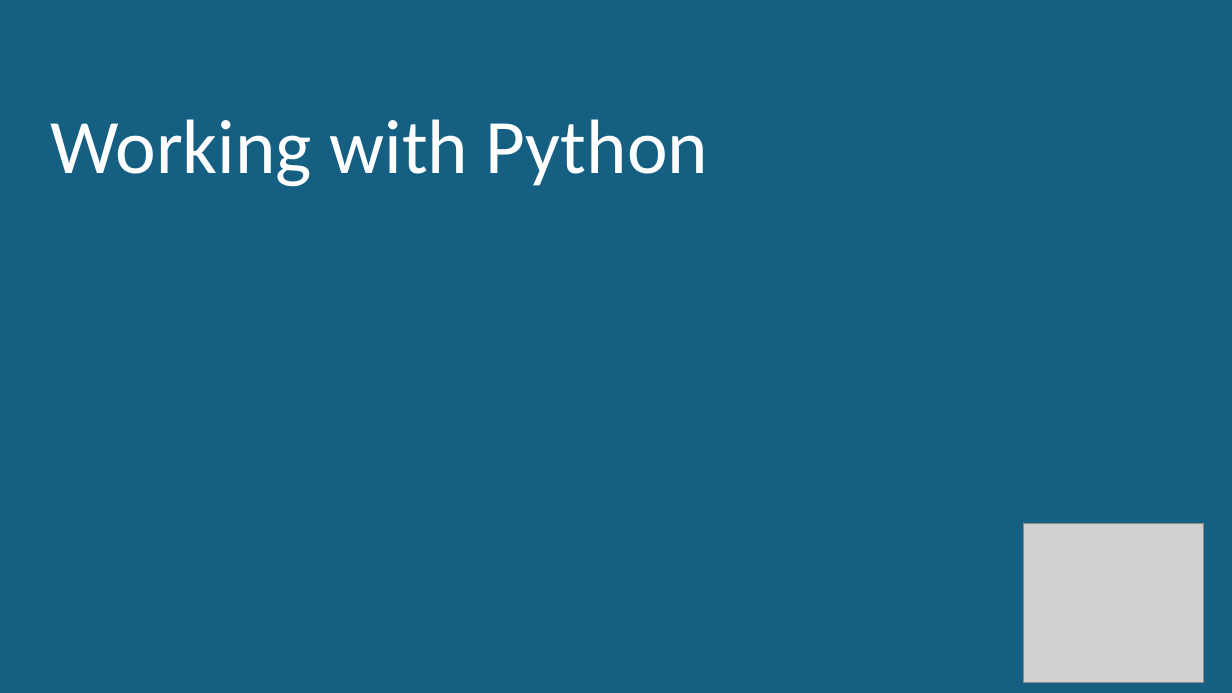
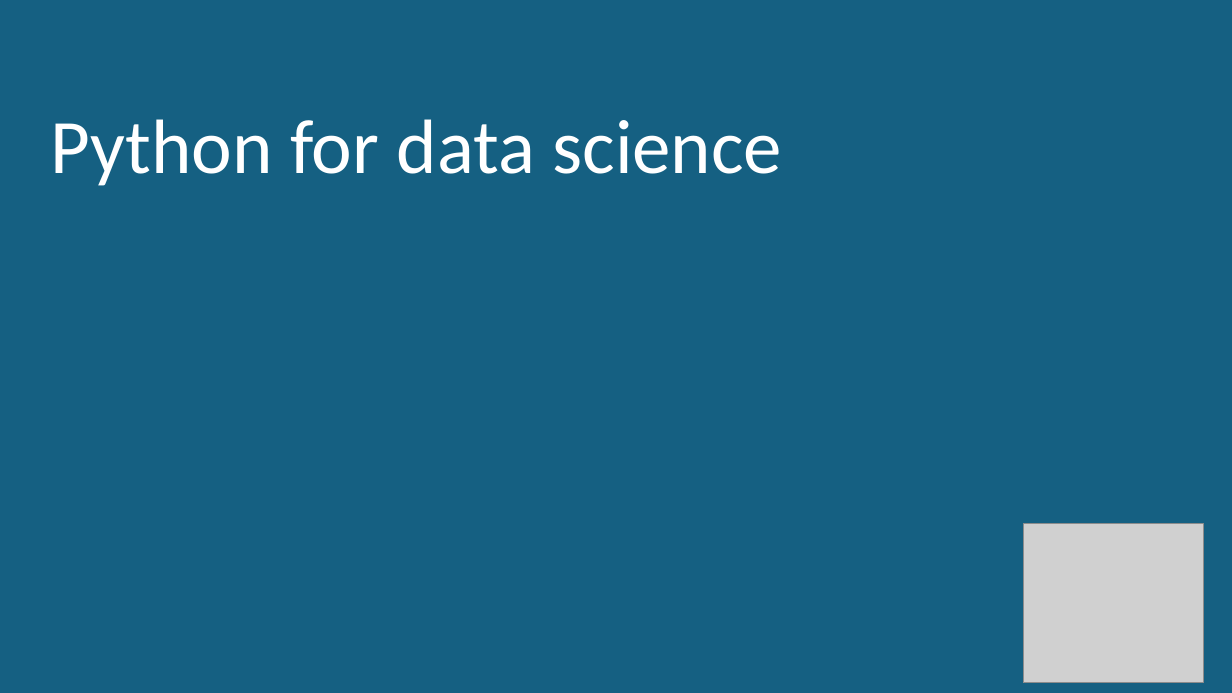
Before and after one commit to simonperneel/DS-python-data-analysis, a slide deck: slide 7 of docs/slides.pptx. Drawn at 1232x693 pixels with LibreOffice and Linux fonts; fonts in the diff are those of the drawing; grey boxes stand for pictures. Boxes give left, top, right and bottom in pixels: in the first picture for what was removed or moved away, otherwise in the second. Text is boxed around its words. In the diff, an @@ line names an element or a change of style, - is before the commit and + after.

```diff
--- a/docs/slides.pptx
+++ b/docs/slides.pptx
@@ title at (x1=50, y1=119, x2=782, y2=186): text changed @@
-Working with Python
+Python for data science
```
Also in this commit, not shown: 6 other slides changed, 23 other files.
